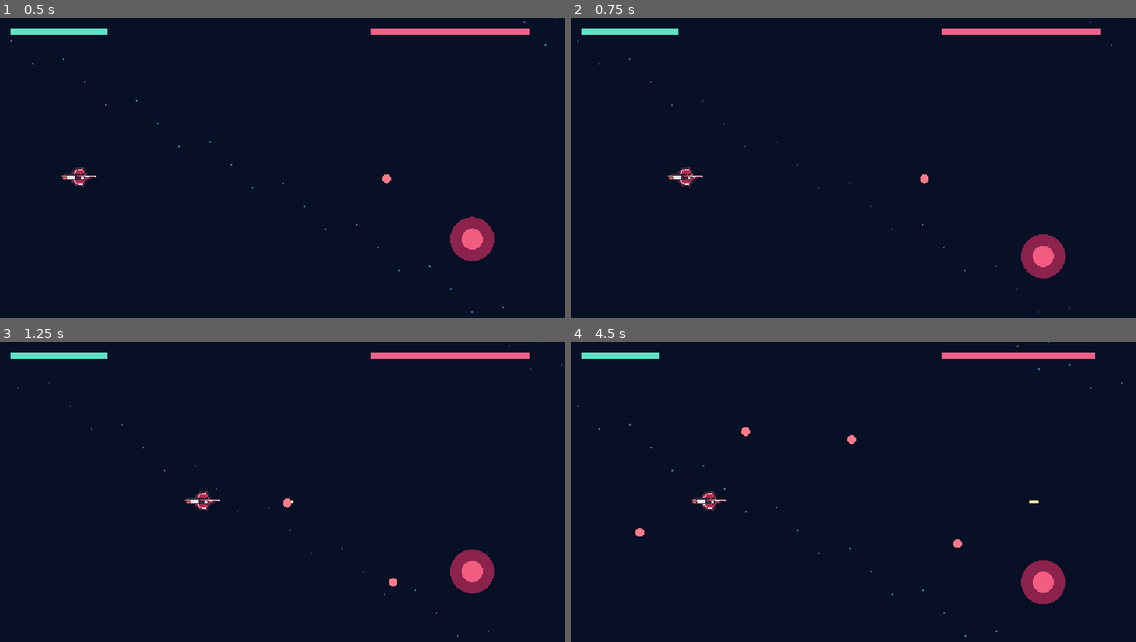
Above: before the commit, frames 1-4 (two rows, left to right).
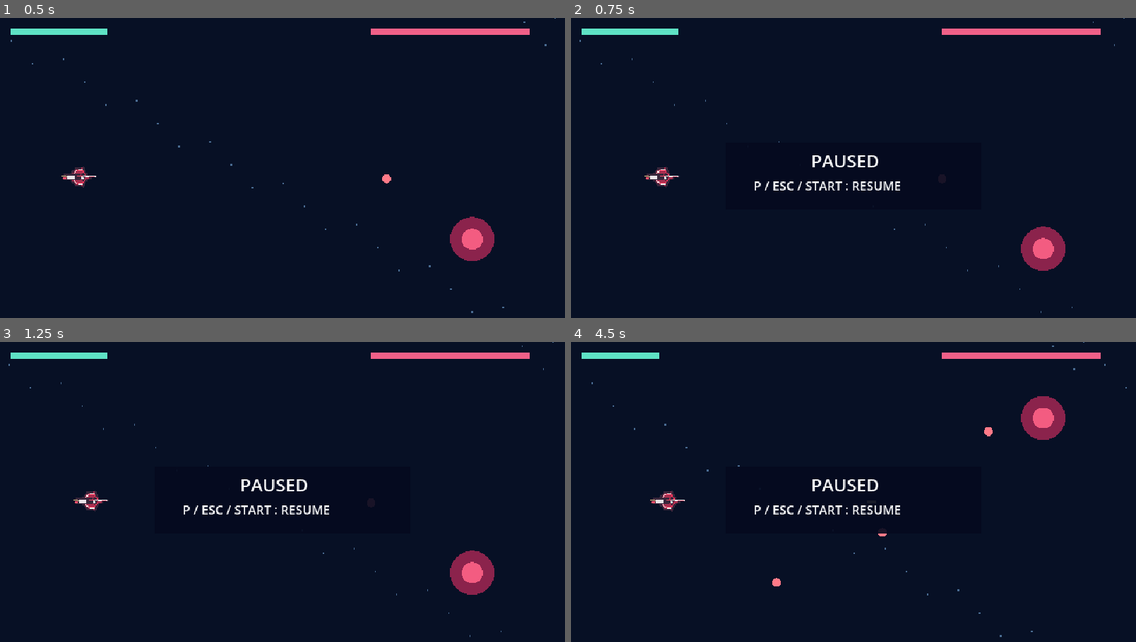
Above: after the commit, the same moments.

Repository: coshimagame/manjusyage
Game: Godot game, scene res://prototypes/stage2_playable.tscn
Two runs of this game, one before a commit and one after it. Both use one fixed random seed, a clock stepped at 60 frames per second and the inputs below. This scene is started directly instead of the project's main scene.
Inputs (mouse positions are in pixels of both pictures, inside the frame that each line leads up to):
- Up to frame 1 (0.5 s): no input
- Up to frame 2 (0.75 s): tap Enter at 0.5 s; move the mouse to (977, 162) at 0.52 s; hold Right (ui_right) from 0.53 s (still down); tap P at 0.6 s; click (977, 162) at 0.67 s
- Up to frame 3 (1.25 s): keep holding Right (ui_right); tap Space at 0.77 s; tap E at 0.8 s
- Up to frame 4 (4.5 s): release Right (ui_right) at 1.25 s; drag from (740, 516) to (825, 564) at 1.27 s; move the mouse to (910, 432) at 2.02 s; hold Right (ui_right) 2.03-2.75 s; tap P at 2.1 s; tap E at 2.3, 3.8 s; drag from (825, 564) to (684, 453) at 2.77 s; move the mouse to (1023, 549) at 3.52 s; hold Left (ui_left) 3.53-4.25 s; tap 1 at 3.6 s; tap Space at 3.77 s; tap Escape at 4.15 s; drag from (684, 453) to (768, 420) at 4.27 s

Frame 1 is identical in both runs. In frame 2, 1.7% of the frame differs, in the area x 1-98%, y 0-99%; in frame 3, 1.2%; in frame 4, 3.2%, in the area x 1-99%, y 0-99%.

Commit message:
feat(stage2): pause and resume combat without treating pause as result

Diff:
--- a/prototypes/stage2_playable.gd
+++ b/prototypes/stage2_playable.gd
@@ -23,6 +23,7 @@
 var shots: Array[Vector2] = []
 var hostile: Array[Vector2] = []
 var state := "playing"
+var paused := false
 var touch_move := Vector2.ZERO
 var touch_fire := false
 var touch_id := -1
@@ -34,6 +35,17 @@
 	set_process_input(true)
 
 func _input(event: InputEvent) -> void:
+	# Pause only live combat; do not mistake pause for a terminal result.
+	if event is InputEventKey and event.pressed and not event.echo and (event.keycode == KEY_P or event.keycode == KEY_ESCAPE) and state == "playing":
+		paused = not paused
+		queue_redraw()
+		return
+	if event is InputEventJoypadButton and event.pressed and event.button_index == JOY_BUTTON_START and state == "playing":
+		paused = not paused
+		queue_redraw()
+		return
+	if paused:
+		return
 	if event is InputEventScreenTouch:
 		var e := event as InputEventScreenTouch
 		if state != "playing" and e.pressed:
@@ -86,7 +98,7 @@
 		get_tree().change_scene_to_file("res://main.tscn")
 
 func _process(delta: float) -> void:
-	if state != "playing":
+	if state != "playing" or paused:
 		queue_redraw()
 		return
 	var dt: float = minf(delta, 0.05)
@@ -155,6 +167,7 @@
 	touch_move = Vector2.ZERO
 	fire_touch_id = -1
 	touch_fire = false
+	paused = false
 	state = "playing"
 	retry_requested.emit()
 	queue_redraw()
@@ -183,6 +196,10 @@
 		draw_circle(p, 5.0, Color("#ff7a88"))
 	draw_rect(Rect2(12, 12, float(hp) * 22.0, 7), Color("#5ee2c5"))
 	draw_rect(Rect2(420, 12, maxf(0.0, float(enemy_hp)) * 6.0, 7), Color("#f06088"))
+	if paused and state == "playing":
+		draw_rect(Rect2(175, 142, 290, 76), Color(0.02, 0.04, 0.12, 0.92))
+		draw_string(ThemeDB.fallback_font, Vector2(272, 170), "PAUSED", HORIZONTAL_ALIGNMENT_LEFT, -1, 20, Color.WHITE)
+		draw_string(ThemeDB.fallback_font, Vector2(207, 196), "P / ESC / START : RESUME", HORIZONTAL_ALIGNMENT_LEFT, -1, 14, Color.WHITE)
 	if state != "playing":
 		draw_rect(Rect2(150, 132, 340, 90), Color(0.02, 0.04, 0.12, 0.92))
 		var font := ThemeDB.fallback_font
